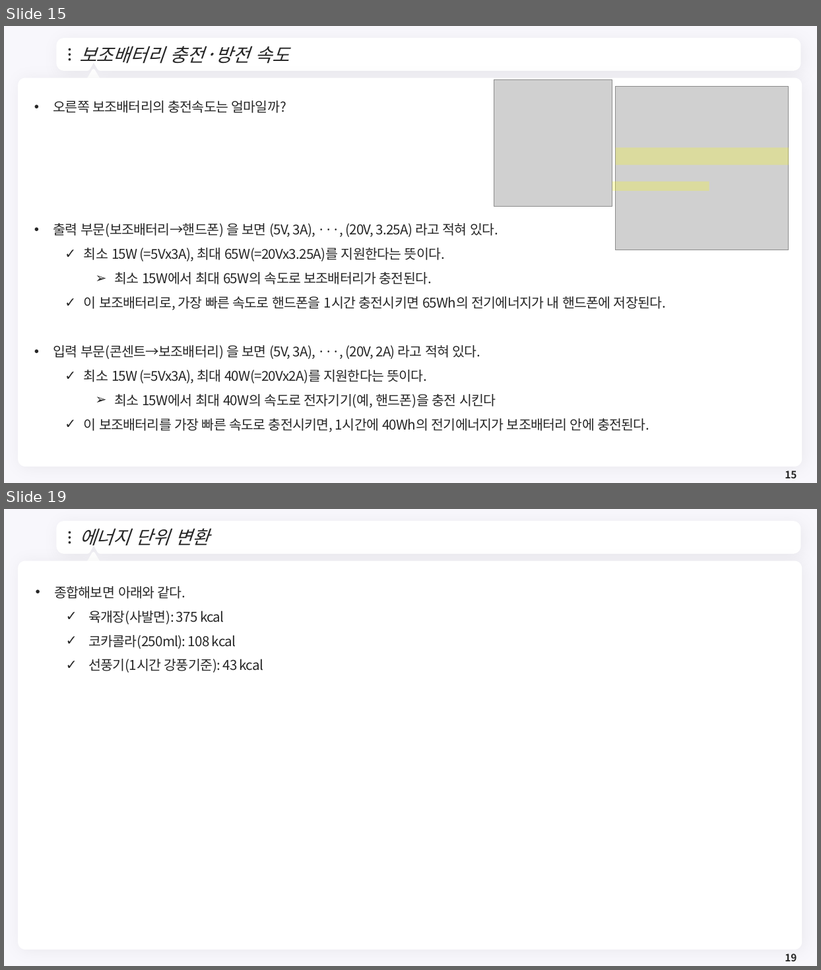
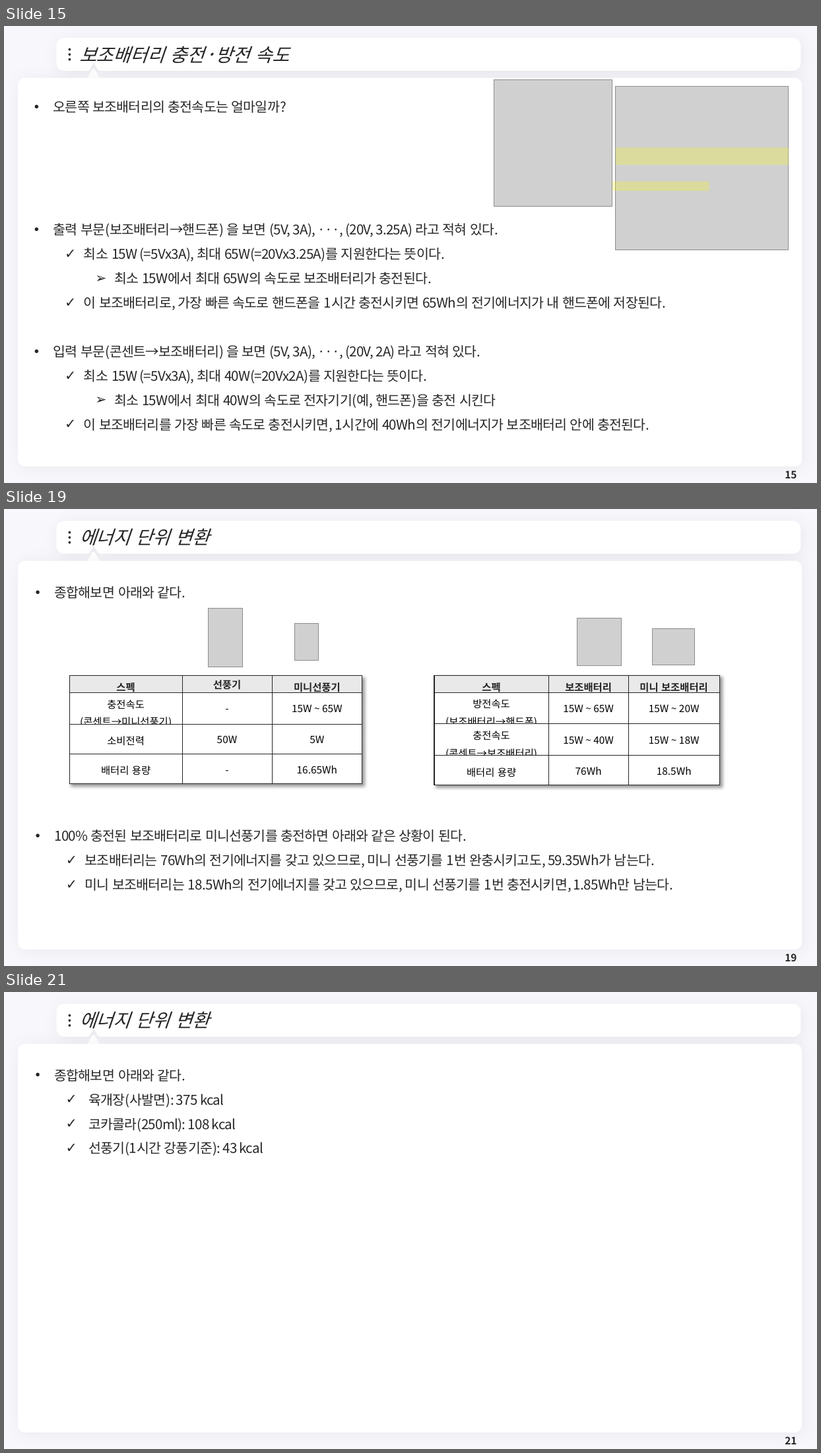
Before and after one commit to meandthey/Teaching, a slide deck: 에너지경제학/자원에너지경제학_Chapter_1.pptx. Shown one above the other, each under a label of ours: slides 15 and 19 before the commit, slides 15, 19 and 21 after it; the slides between them are not shown. The pictures are 821x970 and 821x1453 pixels, drawn with LibreOffice and Linux fonts; fonts in the diff are those of the drawing; grey boxes stand for pictures; background and template pictures are left out. Boxes give left, top, right and bottom in pixels: in the first picture for what was removed or moved away, otherwise in the second. Text is boxed around its words. In the diff, an @@ line names an element or a change of style, - is before the commit and + after.

```diff
--- a/에너지경제학/자원에너지경제학_Chapter_1.pptx
+++ b/에너지경제학/자원에너지경제학_Chapter_1.pptx
@@ slide 19 added at [4, 509, 817, 966], background #F8F7FC; not listed: 7 template elements that a slide beside it also shows @@
@@ title added at [79, 528, 209, 546], 22 pt, text #262626, italic @@
+에너지 단위 변환
@@ text added at [54, 586, 673, 892], 16 pt, text #262626 @@
+• 종합해보면 아래와 같다.
+• 100% 충전된 보조배터리로 미니선풍기를 충전하면 아래와 같은 상황이 된다.
+  ✓ 보조배터리는 76Wh의 전기에너지를 갖고 있으므로, 미니 선풍기를 1번 완충시키고도, 59.35Wh가 남는다.
+  ✓ 미니 보조배터리는 18.5Wh의 전기에너지를 갖고 있으므로, 미니 선풍기를 1번 충전시키면, 1.85Wh만 남는다.
@@ picture added at [209, 609, 243, 667] @@
@@ picture added at [294, 624, 319, 660] @@
@@ picture added at [578, 618, 621, 666] @@
@@ picture added at [653, 628, 695, 665] @@
@@ table added at [70, 675, 363, 781], 4 rows, 3 columns @@
+스펙 | 선풍기 | 미니선풍기
+충전속도 / (콘센트→미니선풍기) | - | 15W ~ 65W
+소비전력 | 50W | 5W
+배터리 용량 | - | 16.65Wh
@@ table added at [435, 675, 720, 781], 4 rows, 3 columns @@
+스펙 | 보조배터리 | 미니 보조배터리
+방전속도 / (보조배터리→핸드폰) | 15W ~ 65W | 15W ~ 20W
+충전속도 / (콘센트→보조배터리) | 15W ~ 40W | 15W ~ 18W
+배터리 용량 | 76Wh | 18.5Wh
@@ page number added at [785, 954, 797, 962], 12 pt, text #262626, bold @@
+19
@@ what was slide 19 is now slide 21 @@
@@ page number at [785, 1437, 797, 1445]: text changed @@
-19
+21
```
Also in this commit, not shown: 7 slides changed, 3 other slides added.
